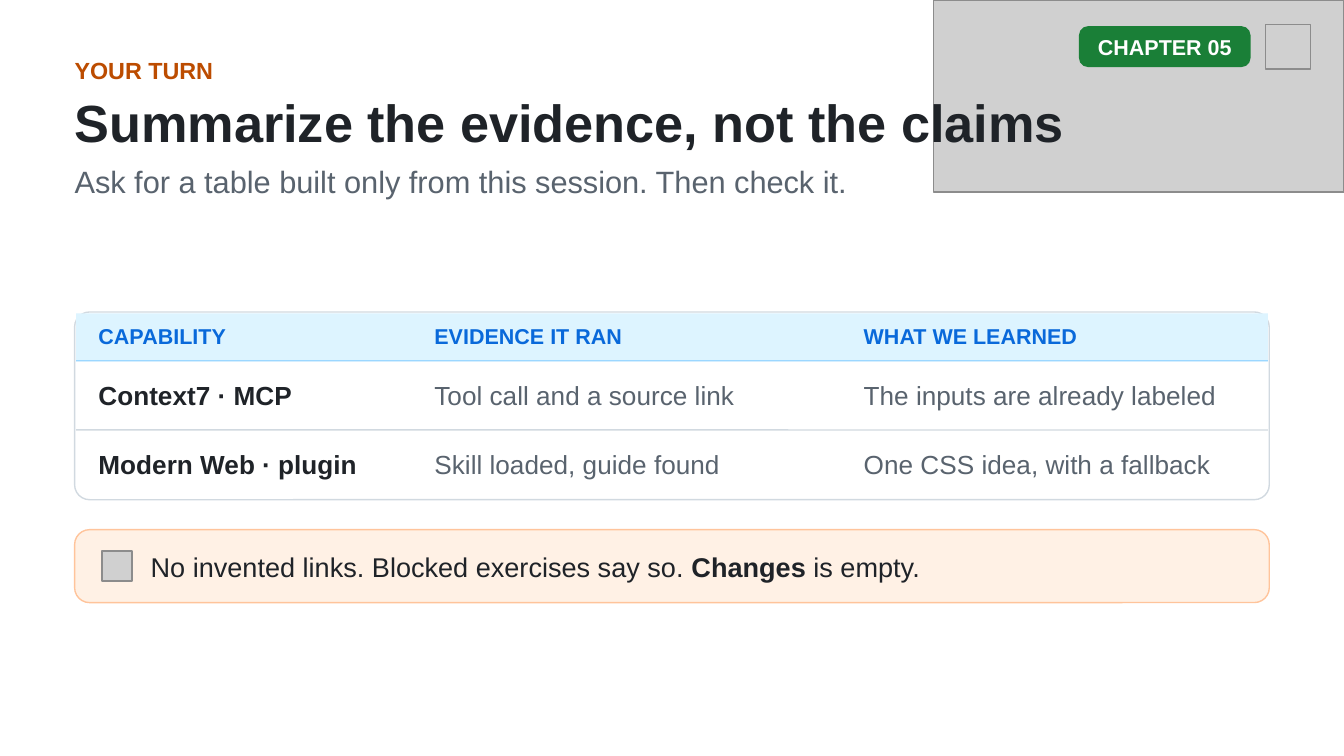
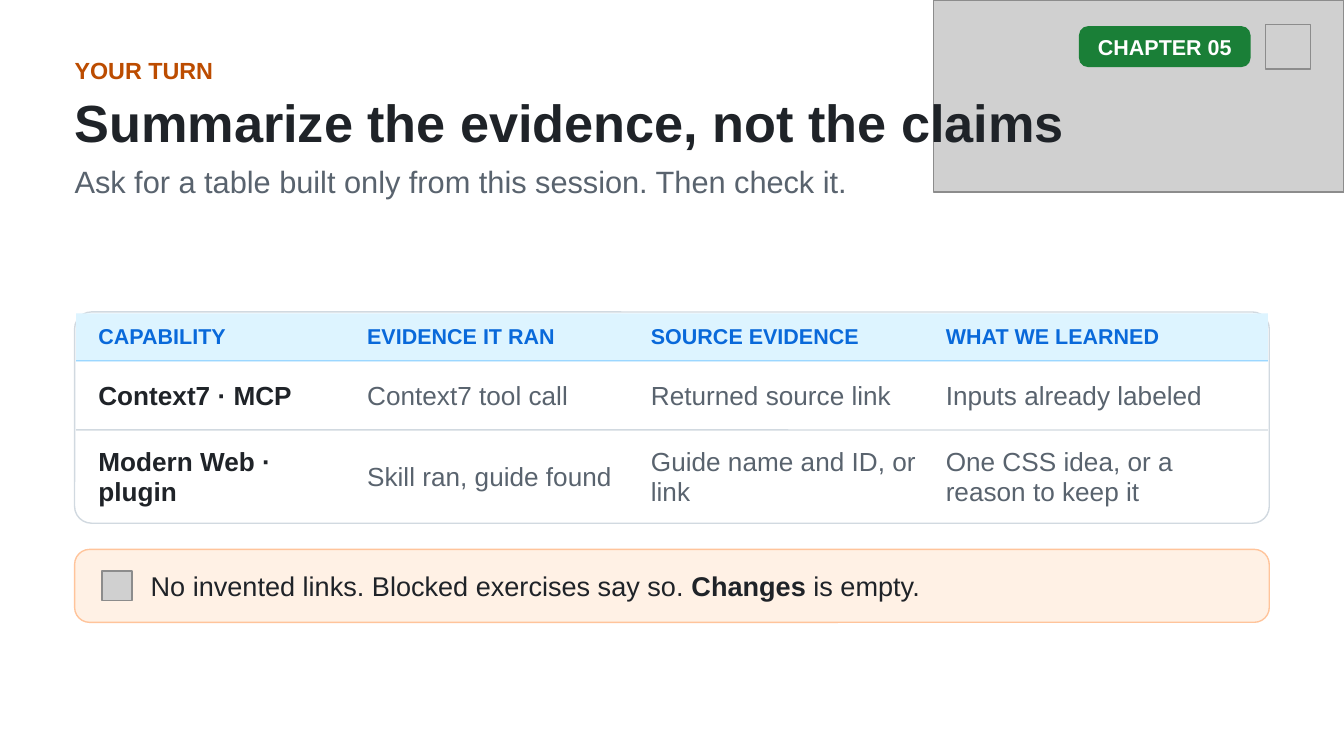
Before and after one commit to github/copilot-app-for-beginners, a slide deck: slide 14 of slides/05-mcp-plugins.pptx (slide 13 before the commit). Drawn at 1344x756 pixels with LibreOffice and Linux fonts; fonts in the diff are those of the drawing; grey boxes stand for pictures. Boxes give left, top, right and bottom in pixels: in the first picture for what was removed or moved away, otherwise in the second. Text is boxed around its words. In the diff, an @@ line names an element or a change of style, - is before the commit and + after.

```diff
--- a/slides/05-mcp-plugins.pptx
+++ b/slides/05-mcp-plugins.pptx
@@ rounded rectangle: place and size @@
-rounded rectangle at (75, 312, 1270, 500)
+rounded rectangle at (75, 312, 1270, 523)
@@ text "EVIDENCE IT RAN": place and size @@
-text "EVIDENCE IT RAN" at (434, 329, 622, 344)
+text "EVIDENCE IT RAN" at (367, 329, 555, 344)
@@ text added at (651, 329, 859, 344), 11.5 pt, text #0969DA, bold @@
+SOURCE EVIDENCE
@@ text "WHAT WE LEARNED": place and size @@
-text "WHAT WE LEARNED" at (864, 329, 1077, 344)
+text "WHAT WE LEARNED" at (946, 329, 1159, 344)
@@ text at (367, 386, 568, 405): text changed @@
-Tool call and a source link
+Context7 tool call
@@ text added at (651, 386, 891, 405), 14 pt, text #59636E @@
+Returned source link
@@ text at (946, 386, 1201, 411): text changed @@
-The inputs are already labeled
+Inputs already labeled
@@ vertical alignment top to middle in 3 elements at (98, 452, 255, 507), (367, 467, 611, 492), (946, 452, 1173, 507) @@
@@ text at (367, 467, 611, 492): text changed @@
-Skill loaded, guide found
+Skill ran, guide found
@@ text added at (651, 452, 915, 501), 14 pt, text #59636E @@
+Guide name and ID, or link
@@ text at (946, 452, 1173, 507): text changed @@
-One CSS idea, with a fallback
+One CSS idea, or a reason to keep it
@@ 1 picture, 1 text, 1 rounded rectangle: place and size @@
-1 picture, 1 text, 1 rounded rectangle at (75, 530, 1270, 602)
+1 picture, 1 text, 1 rounded rectangle at (75, 550, 1270, 622)
```
Also in this commit, not shown: 7 other slides changed, 1 slide added, 7 other files.
